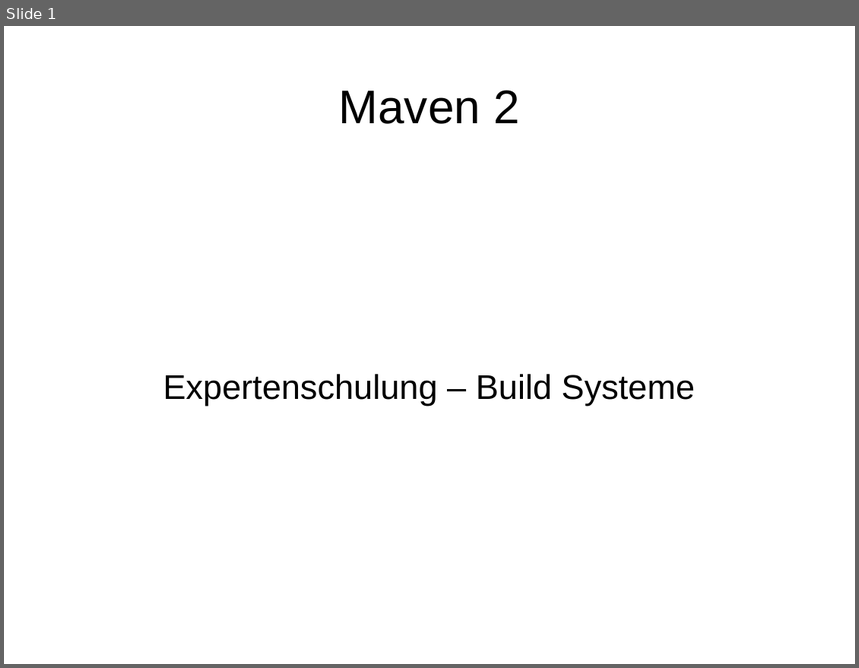
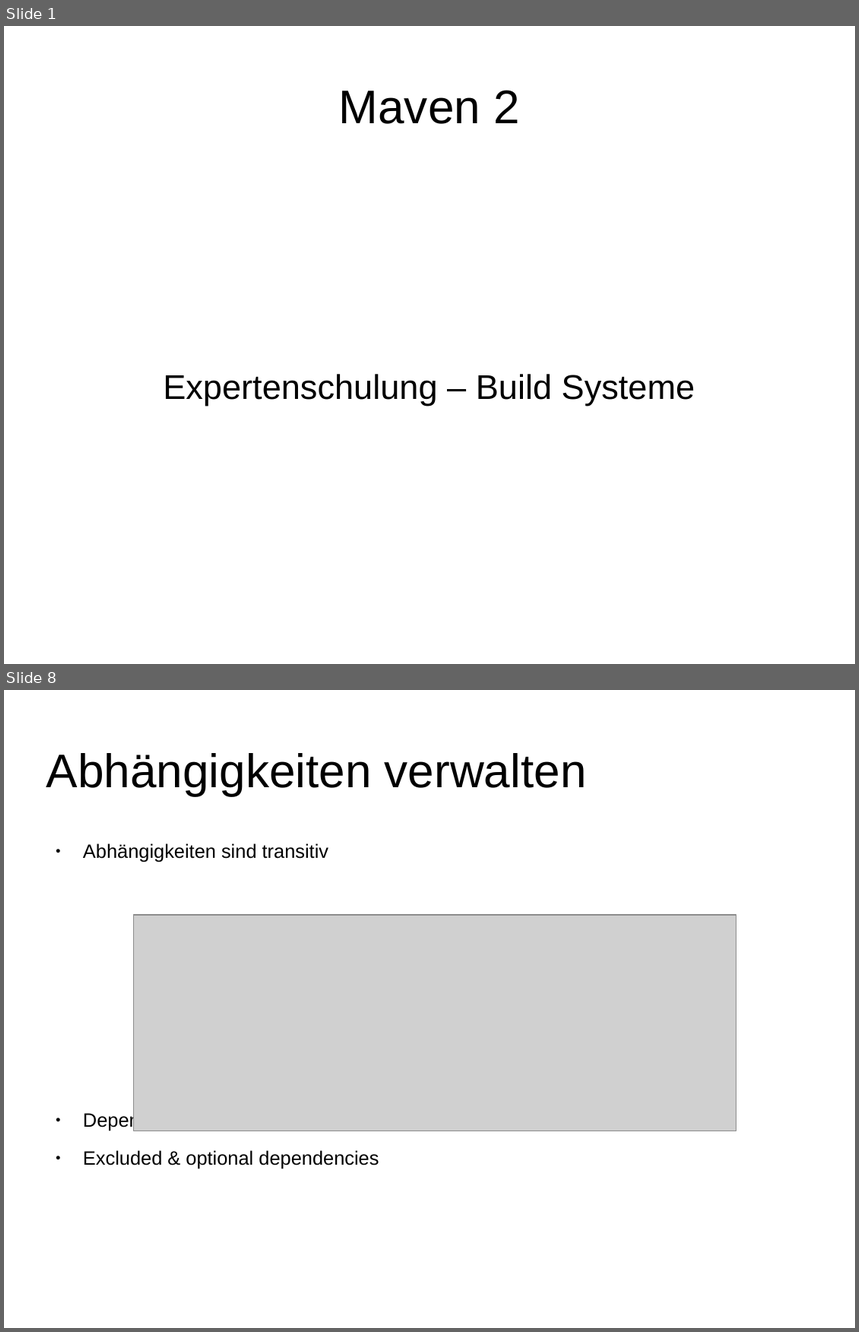
Before and after one commit to herrwieger/experttrainingbuildsystems, a slide deck: praesentationen/maven2.odp. Shown one above the other, each under a label of ours: slide 1 before the commit, slides 1 and 8 after it; the slides between them are not shown. The pictures are 859x668 and 859x1332 pixels, drawn with LibreOffice and Linux fonts; fonts in the diff are those of the drawing; grey boxes stand for pictures. Boxes give left, top, right and bottom in pixels: in the first picture for what was removed or moved away, otherwise in the second. Text is boxed around its words. In the diff, an @@ line names an element or a change of style, - is before the commit and + after.

Commit message:
Abhängigkeiten verwalten ergänzt.

```diff
--- a/praesentationen/maven2.odp
+++ b/praesentationen/maven2.odp
@@ slide 8 added at box(4, 690, 855, 1328), background #FFFFFF @@
@@ title added at box(47, 753, 587, 796), 44 pt, text #000000 @@
+Abhängigkeiten verwalten
@@ text added at box(83, 844, 446, 1170), 18 pt, text #000000 @@
+● Abhängigkeiten sind transitiv
+● Dependency mediation (nearest definition)
+● Excluded & optional dependencies
@@ picture added at box(134, 915, 737, 1131) @@
```
Also in this commit, not shown: 7 slides changed, 2 other slides added.
